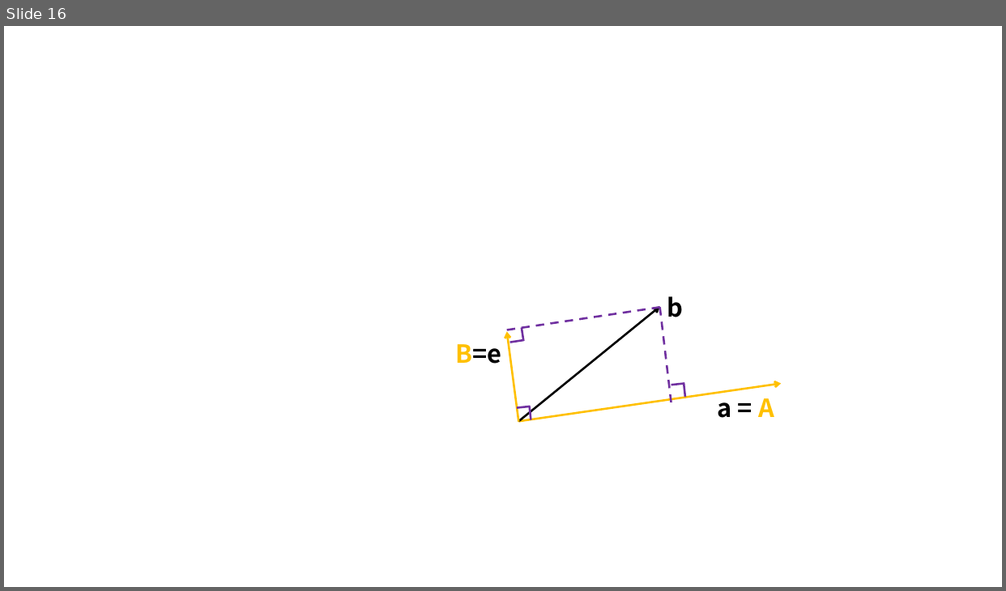
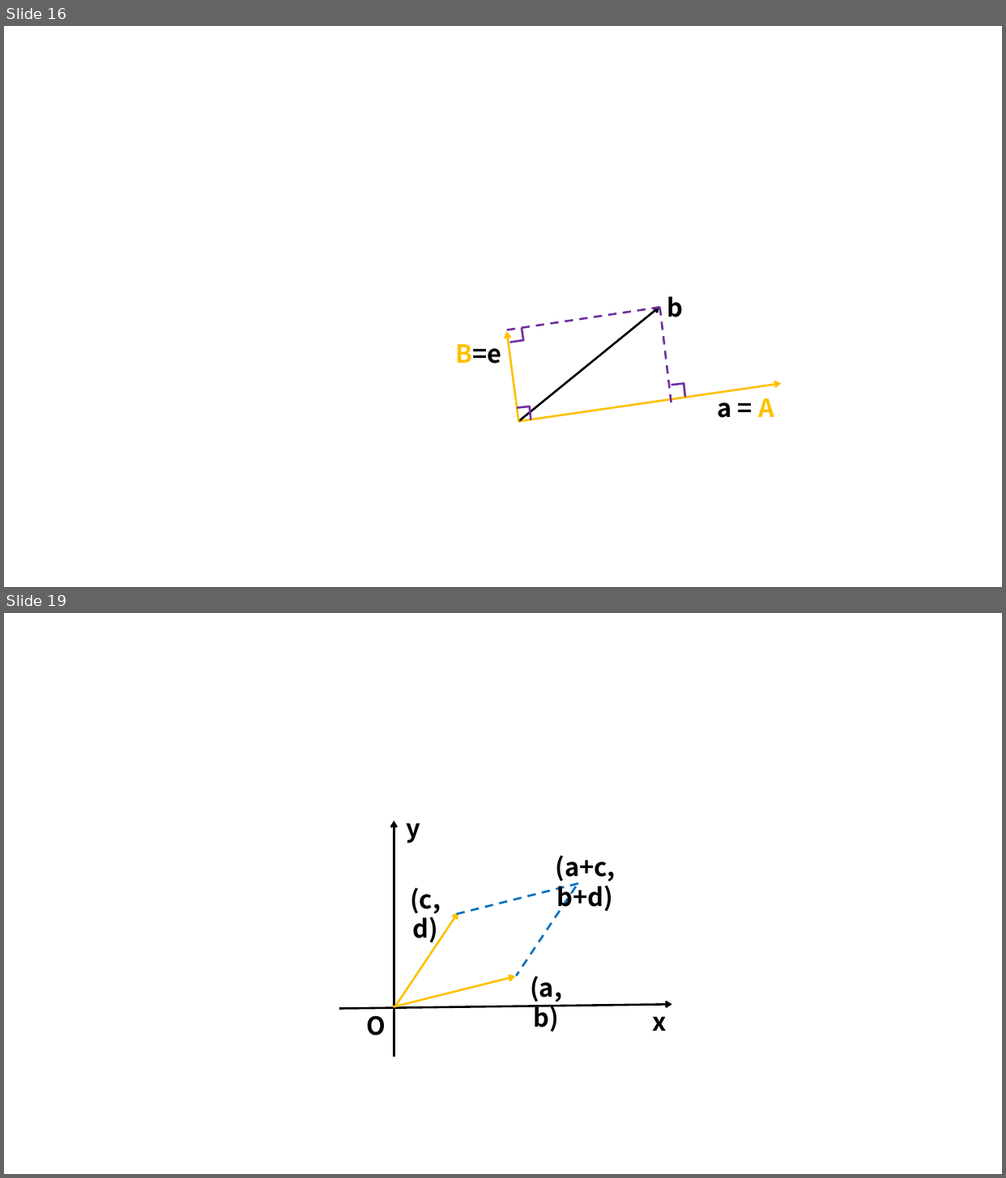
Before and after one commit to AnhaoROMA/LinearAlgebra-MIT, a slide deck: notes/campus.pptx. Shown one above the other, each under a label of ours: slide 16 before the commit, slides 16 and 19 after it; the slides between them are not shown. The pictures are 1006x591 and 1006x1178 pixels, drawn with LibreOffice and Linux fonts; fonts in the diff are those of the drawing. Boxes give left, top, right and bottom in pixels: in the first picture for what was removed or moved away, otherwise in the second. Text is boxed around its words. In the diff, an @@ line names an element or a change of style, - is before the commit and + after.

```diff
--- a/notes/campus.pptx
+++ b/notes/campus.pptx
@@ slide 19 added at (x1=4, y1=613, x2=1002, y2=1174), background #FFFFFF @@
@@ arrow added from (394, 1058) to (394, 821), #000000 2 pt @@
@@ text added at (x1=406, y1=823, x2=420, y2=843), 24 pt, text #000000, bold @@
+y
@@ text added at (x1=556, y1=855, x2=616, y2=914), 24 pt, text #000000, bold @@
+(a+c, b+d)
@@ text added at (x1=410, y1=888, x2=441, y2=945), 24 pt, text #000000, bold @@
+(c, d)
@@ line added from (578, 884) to (457, 914), #0070C0 2 pt dashed @@
@@ line added from (576, 887) to (516, 976), #0070C0 2 pt dashed @@
@@ arrow added from (395, 1007) to (458, 913), #FFC000 2 pt @@
@@ arrow added from (394, 1007) to (515, 977), #FFC000 2 pt @@
@@ text added at (x1=530, y1=976, x2=562, y2=1032), 24 pt, text #000000, bold @@
+(a, b)
@@ arrow added from (339, 1009) to (672, 1004), #000000 2 pt @@
@@ text added at (x1=366, y1=1009, x2=386, y2=1036), 24 pt, text #000000, bold @@
+O
@@ text added at (x1=653, y1=1006, x2=667, y2=1031), 24 pt, text #000000, bold @@
+x
```
Also in this commit, not shown: 3 other slides added, 10 other files.
